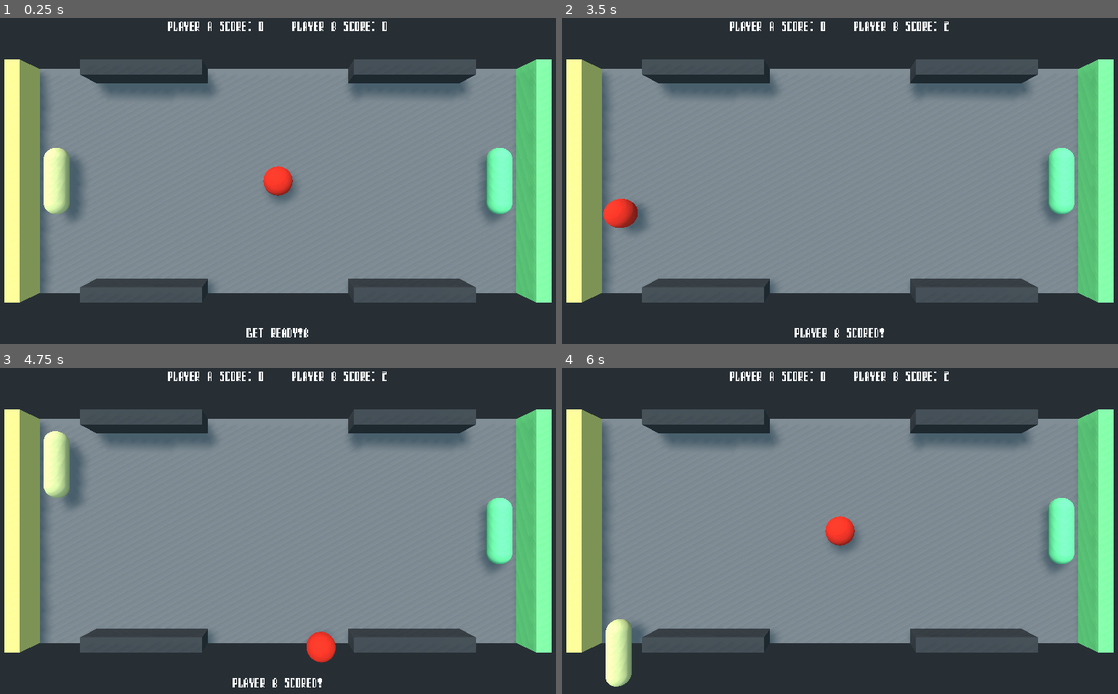
Above: before the commit, frames 1-4 (two rows, left to right).
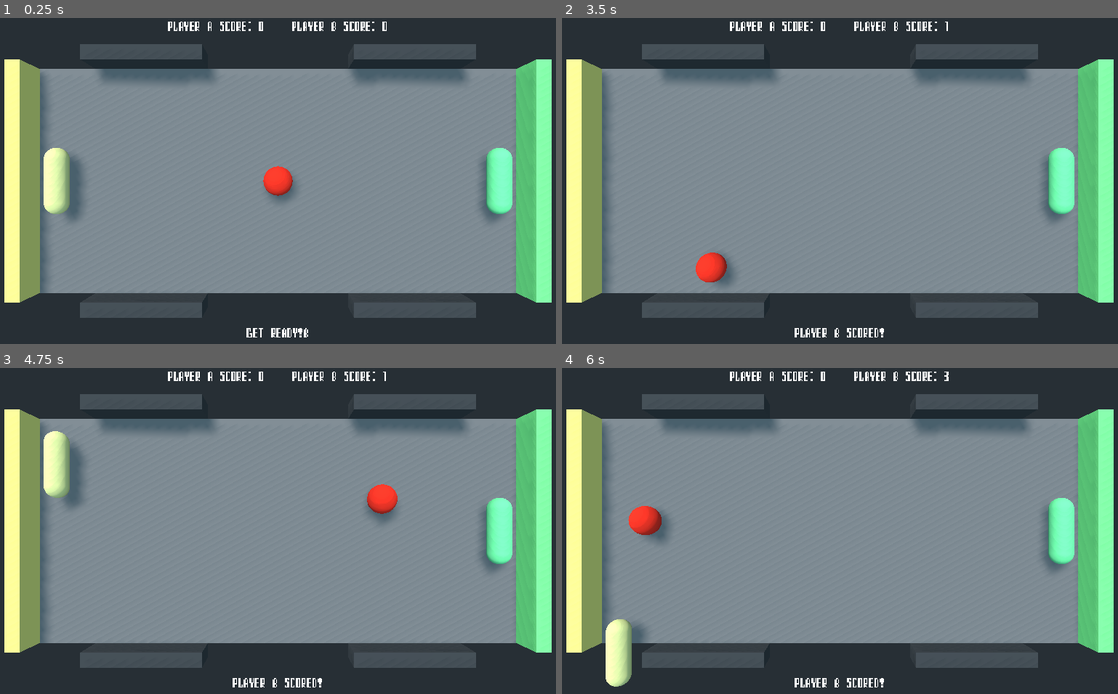
Above: after the commit, the same moments.

Repository: tktajwar/pong
Game: Godot game, scene res://main.tscn
The game is run twice, just before and just after one commit, with the same random seed, the same clock (stepped at 60 frames per second) and the same inputs.
Inputs:
- Up to frame 1 (0.25 s): no input
- Up to frame 2 (3.5 s): tap Enter at 0.5 s; hold E (move_up) 0.53-1.28 s; hold D (move_down) 1.28-2.03 s; hold E (move_up) from 2.03 s (still down)
- Up to frame 3 (4.75 s): release E (move_up) at 3.53 s; hold D (move_down) from 3.53 s (still down)
- Up to frame 4 (6 s): release D (move_down) at 5.78 s; hold E (move_up) from 5.78 s (still down)

The runs differ from the first frame. In frame 1, 10% of the frame differs, in the area x 14-86%, y 8-92%; in frame 2, 12%; in frame 3, 11%; in frame 4, 12%, in the area x 11-86%, y 1-98%.

Commit message:
move borders farther from floor

Diff:
--- a/main.tscn
+++ b/main.tscn
@@ -128,7 +128,7 @@
 material/0 = SubResource( 10 )
 
 [node name="Border1" type="StaticBody" parent="."]
-transform = Transform( 1, 0, 0, 0, 1, 0, 0, 0, 1, 7.5, 1, -9 )
+transform = Transform( 1, 0, 0, 0, 1, 0, 0, 0, 1, 8.5, 1, -9 )
 collision_layer = 4
 collision_mask = 0
 
@@ -140,7 +140,7 @@
 shape = SubResource( 13 )
 
 [node name="Border2" type="StaticBody" parent="."]
-transform = Transform( 1, 0, 0, 0, 1, 0, 0, 0, 1, -7.5, 1, -9 )
+transform = Transform( 1, 0, 0, 0, 1, 0, 0, 0, 1, -8.5, 1, -9 )
 collision_layer = 4
 collision_mask = 0
 
@@ -152,7 +152,7 @@
 shape = SubResource( 13 )
 
 [node name="Border3" type="StaticBody" parent="."]
-transform = Transform( 1, 0, 0, 0, 1, 0, 0, 0, 1, 7.5, 1, 9 )
+transform = Transform( 1, 0, 0, 0, 1, 0, 0, 0, 1, 8.5, 1, 9 )
 collision_layer = 4
 collision_mask = 0
 
@@ -164,7 +164,7 @@
 shape = SubResource( 13 )
 
 [node name="Border4" type="StaticBody" parent="."]
-transform = Transform( 1, 0, 0, 0, 1, 0, 0, 0, 1, -7.5, 1, 9 )
+transform = Transform( 1, 0, 0, 0, 1, 0, 0, 0, 1, -8.5, 1, 9 )
 collision_layer = 4
 collision_mask = 0
 
